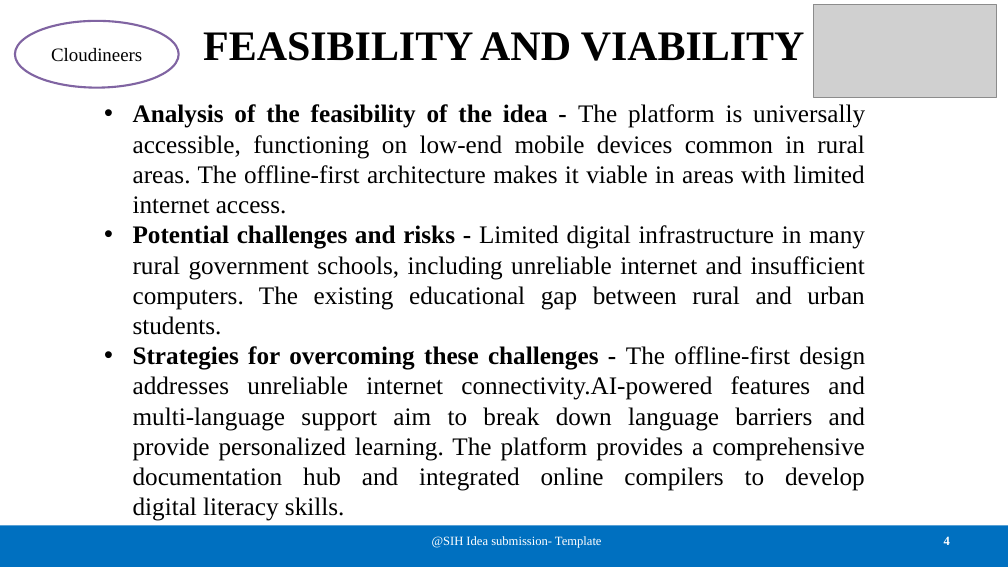
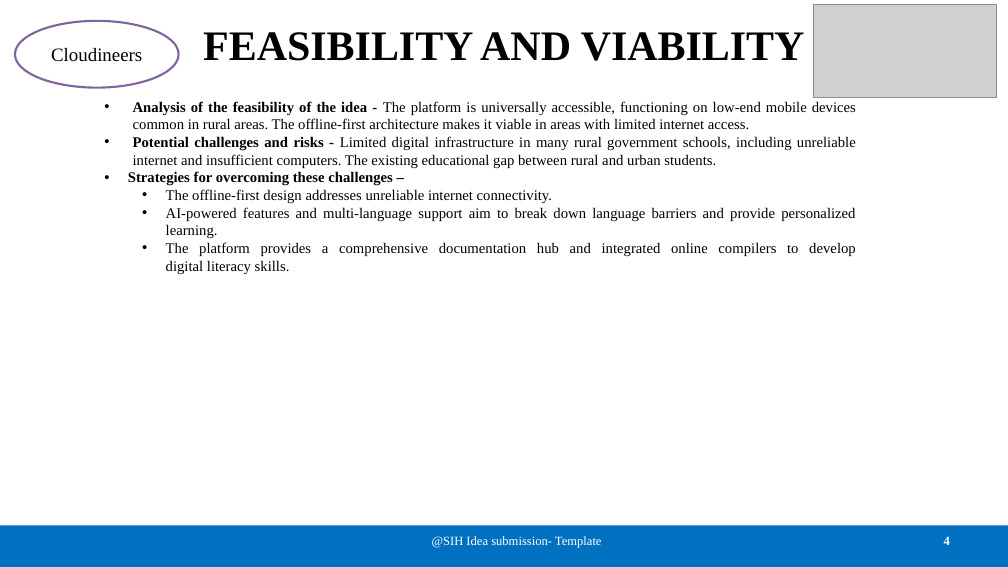
Before and after one commit to megs0703/rural-gyan-aangan, a slide deck: slide 4 of ppt/SIH2025-IDEA-Presentation-Format[1][2].pptx. Drawn at 1008x567 pixels with LibreOffice and Linux fonts; fonts in the diff are those of the drawing; grey boxes stand for pictures. Boxes give left, top, right and bottom in pixels: in the first picture for what was removed or moved away, otherwise in the second. Text is boxed around its words. In the diff, an @@ line names an element or a change of style, - is before the commit and + after.

```diff
--- a/ppt/SIH2025-IDEA-Presentation-Format[1][2].pptx
+++ b/ppt/SIH2025-IDEA-Presentation-Format[1][2].pptx
@@ text at (133,101,856,168): size 24 to 14 pt in "Analysis of the feasibility of the idea ...", "Potential challenges and risks - Limited digital ..." @@
@@ text at (128,171,856,274): text changed; size 24 to 14 pt @@
-• Strategies for overcoming these challenges - The offline-first design addresses unreliable internet connectivity.AI-powered features and multi-language support aim to break down language barriers and provide personalized learning. The platform provides a comprehensive documentation hub and integrated online compilers to develop digital literacy skills.
+• Strategies for overcoming these challenges –
+  • The offline-first design addresses unreliable internet connectivity.
+  • AI-powered features and multi-language support aim to break down language barriers and provide personalized learning.
+  • The platform provides a comprehensive documentation hub and integrated online compilers to develop digital literacy skills.
```
Also in this commit, not shown: 3 other slides changed, 3 other files.
